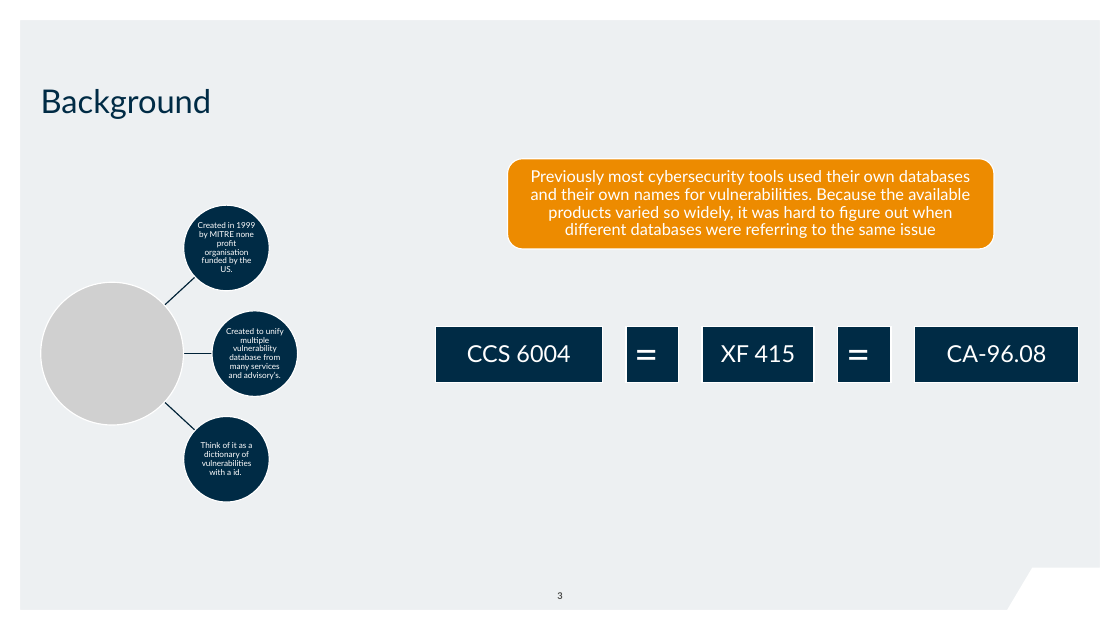
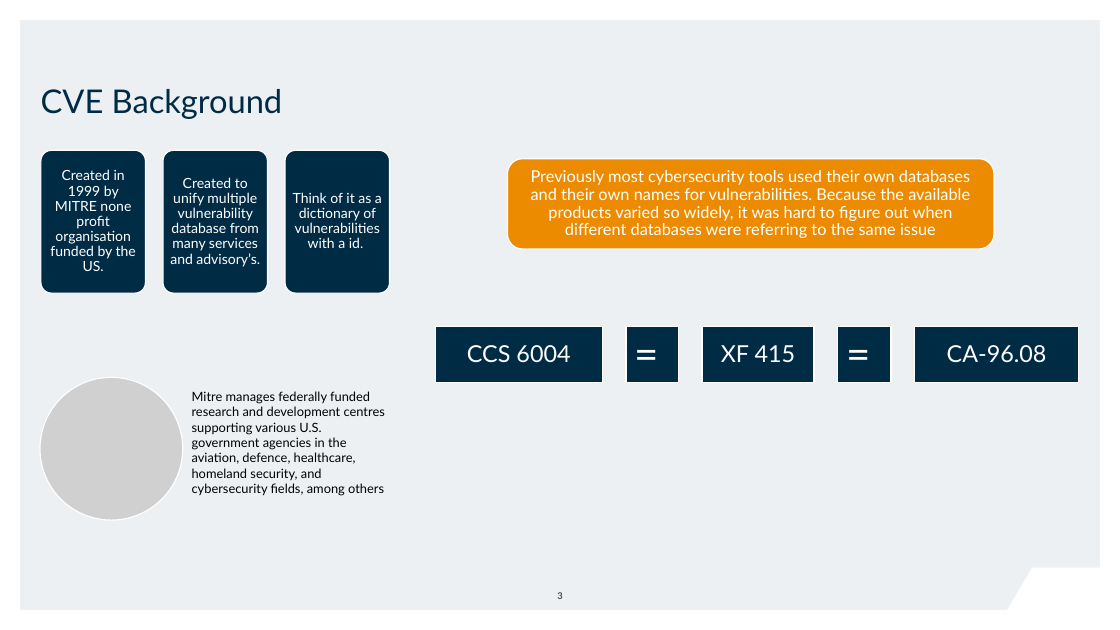
Before and after one commit to dfds/dojo, a slide deck: slide 3 of handouts/common-vulnerabilities-and-exposure-introduction/CVE Introduction Presentation.pptx. Drawn at 1120x630 pixels with LibreOffice and Linux fonts; fonts in the diff are those of the drawing; grey boxes stand for pictures; background and template pictures are left out. Boxes give left, top, right and bottom in pixels: in the first picture for what was removed or moved away, otherwise in the second. Text is boxed around its words. In the diff, an @@ line names an element or a change of style, - is before the commit and + after.

Commit message:
Update CVE in to include background on MITRE AND NIST

```diff
--- a/handouts/common-vulnerabilities-and-exposure-introduction/CVE Introduction Presentation.pptx
+++ b/handouts/common-vulnerabilities-and-exposure-introduction/CVE Introduction Presentation.pptx
@@ title at box(41, 89, 283, 119): text changed @@
-Background
+CVE Background
@@ rounded rectangle added at box(41, 150, 145, 293), fill #002B45, outline #FFFFFF 1 pt @@
@@ text "Created in 1999 by MITRE ...": place and size @@
-text "Created in 1999 by MITRE ..." at box(198, 222, 255, 272)
+text "Created in 1999 by MITRE ..." at box(50, 169, 136, 271)
@@ rounded rectangle added at box(163, 150, 267, 293), fill #002B45, outline #FFFFFF 1 pt @@
@@ text "Created to unify multiple vulnerability ...": place and size @@
-text "Created to unify multiple vulnerability ..." at box(226, 328, 284, 379)
+text "Created to unify multiple vulnerability ..." at box(170, 177, 260, 267)
@@ rounded rectangle added at box(285, 150, 389, 293), fill #002B45, outline #FFFFFF 1 pt @@
@@ size 7 to 12 pt; more space between paragraphs in 3 elements at box(50, 169, 136, 271), box(170, 177, 260, 267), box(293, 192, 382, 248) @@
@@ text "Think of it as a ...": place and size @@
-text "Think of it as a ..." at box(201, 442, 252, 475)
+text "Think of it as a ..." at box(293, 192, 382, 248)
@@ picture added at box(40, 377, 183, 520) @@
@@ group removed at box(40, 205, 297, 502): 3 freeform shapes, 3 ellipses, 1 picture @@
@@ text added at box(192, 391, 385, 496), 11 pt, text #000000 @@
+Mitre manages federally funded research and development centres supporting various U.S. government agencies in the aviation, defence, healthcare, homeland security, and cybersecurity fields, among others
```
Also in this commit, not shown: 1 other slide changed, 1 slide added.
